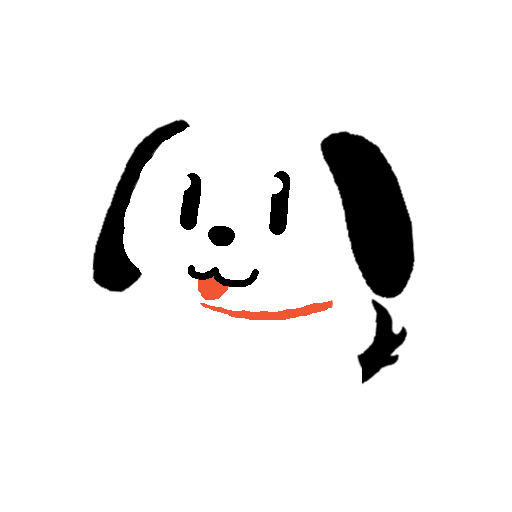
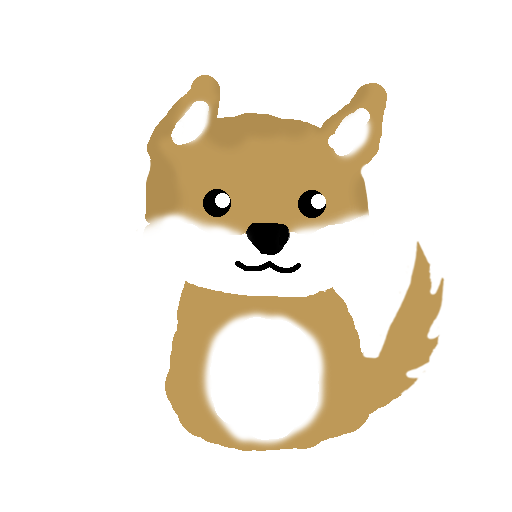
Layered file, before and after one edit (512 x 512). Changes by layer:
moved "Layer 2" above "Layer 3", painted on it over [136, 75, 408, 398]
moved "Layer 3" above "Layer 3 copy", painted on it over [165, 130, 416, 451]
removed layer "Layer 0" over [123, 110, 374, 312]
removed layer "Layer 4" over [92, 119, 193, 293]
removed layer "Layer 1" over [172, 277, 362, 440]
renamed "Layer 5" to "Layer 3 copy", painted on it over [188, 240, 445, 428]
